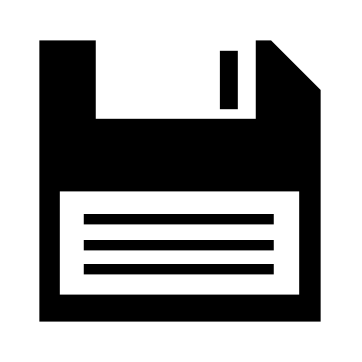
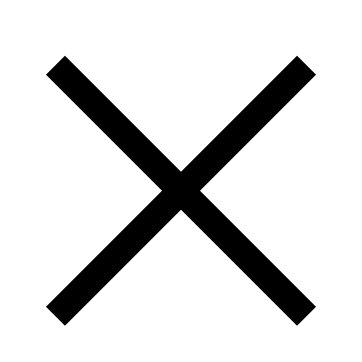
Comparing the layer stacks of the two w=362, h=362 images. Changes:
hid "Shape 3" over [39, 40, 321, 322]
added layer "Shape 4" above "Shape 1" over [46, 55, 316, 326]
